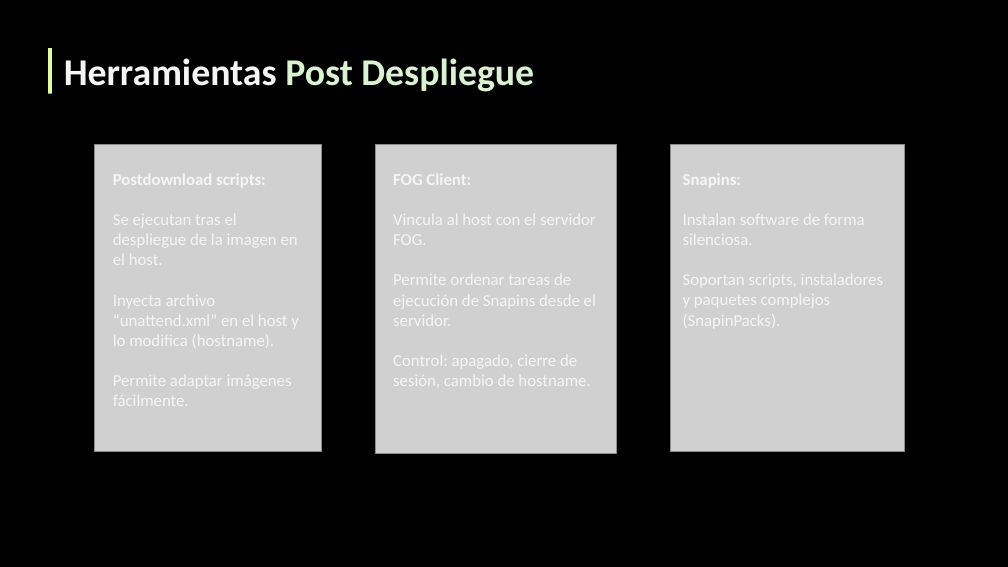
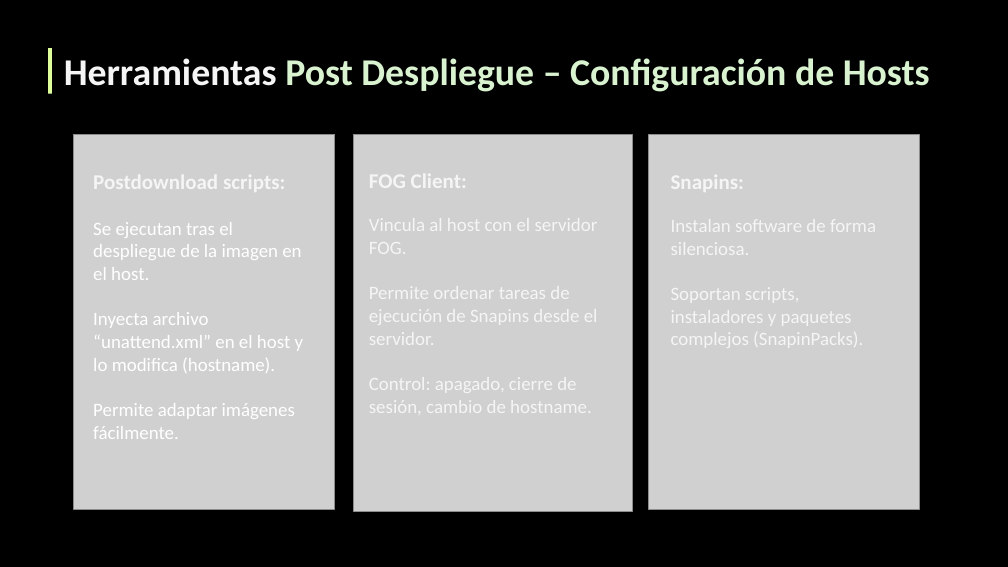
Before and after one commit to cristobal90palma/fog_project_2ASIR_2025-26, a slide deck: slide 8 of Documentación/Presentación.pptx (slide 12 before the commit). Drawn at 1008x567 pixels with LibreOffice and Linux fonts; fonts in the diff are those of the drawing; grey boxes stand for pictures. Boxes give left, top, right and bottom in pixels: in the first picture for what was removed or moved away, otherwise in the second. Text is boxed around its words. In the diff, an @@ line names an element or a change of style, - is before the commit and + after.

```diff
--- a/Documentación/Presentación.pptx
+++ b/Documentación/Presentación.pptx
@@ text at (64,58,930,92): text changed @@
-Herramientas Post Despliegue
+Herramientas Post Despliegue – Configuración de Hosts
@@ picture: place and size @@
-picture at (95,144,321,451)
+picture at (73,134,335,509)
@@ picture: place and size @@
-picture at (375,144,616,454)
+picture at (354,134,632,511)
@@ picture: place and size @@
-picture at (670,144,904,451)
+picture at (649,134,920,509)
@@ text "Postdownload scripts:": place and size @@
-text "Postdownload scripts:" at (113,169,299,411)
+text "Postdownload scripts:" at (93,169,304,439)
@@ text "Postdownload scripts:" at (93,169,304,439): size 16 to 20 pt in "Postdownload scripts:"; size 16 to 18 pt, text colour #F5F5F5 to #FFFFFF in "Se ejecutan tras el despliegue de la ...", "Inyecta archivo “unattend.xml” en el host y ...", "Permite adaptar imágenes fácilmente." @@
@@ text "FOG Client:": place and size @@
-text "FOG Client:" at (393,169,596,391)
+text "FOG Client:" at (369,168,598,418)
@@ text "FOG Client:" at (369,168,598,418): size 16 to 20 pt in "FOG Client:"; size 16 to 18 pt @@
@@ text "Snapins:": place and size @@
-text "Snapins:" at (683,169,883,330)
+text "Snapins:" at (671,169,876,351)
@@ text "Snapins:" at (671,169,876,351): size 16 to 20 pt in "Snapins:"; size 16 to 18 pt @@
```
Also in this commit, not shown: 9 other slides changed, 1 slide added, 2 slides removed.
